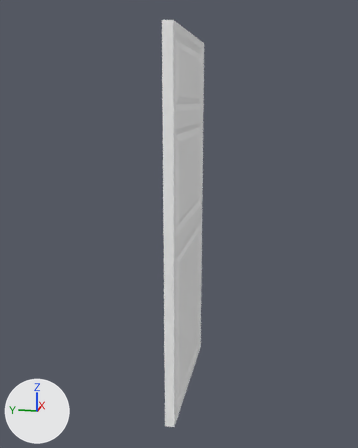
Renders of the glTF model assets/doors/doorway_door_8.glb from each side of a commit.
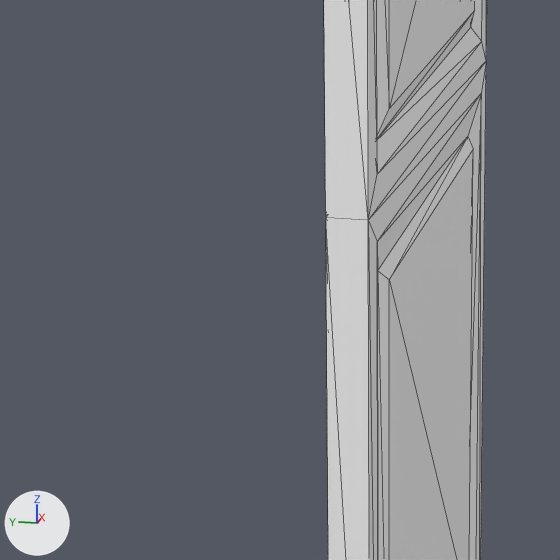
Each version appears first whole from a camera (50 mm lens) standing at (-2.723, 6.496, 1.683) and looking at (-0.01, 7.038, 1.005), and next in a close-up on the part from 24% to 62% of the width and 43% to 74% of the height. The lights are fixed; the arrows at lower left show +X, +Y and +Z. The close-ups show mesh edges as thin lines. Where no turn or scale is listed for an object, it has been applied to the vertices.

Names of what the first close-up shows: 'doorway_door_8'.
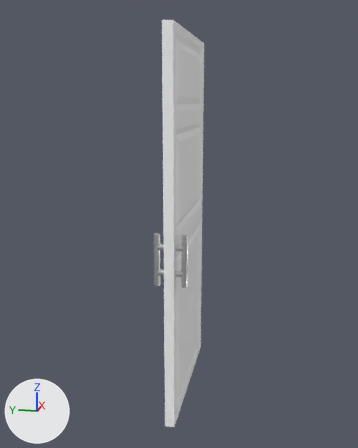
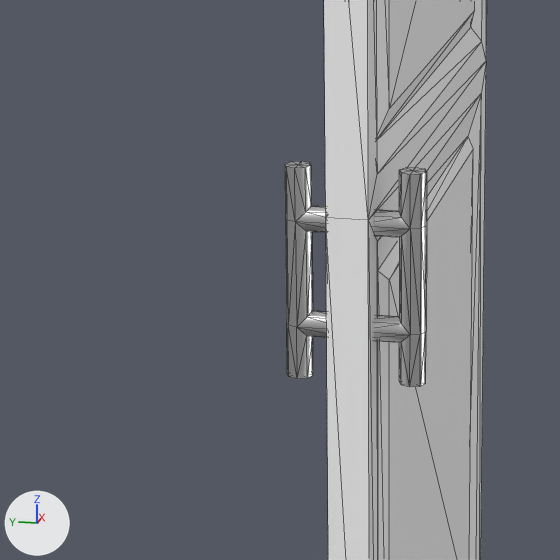
Commit message: update door assets

Changed parts and their boxes (x1, y1, x2, y2) in the close-ups (560 x 560 px):
'doorway_handle_8', added
    after: (285, 161, 427, 387)

What changed in the scene script:
```text
Add mat_metal_material:
    mat_metal_material = principled_material('Metal_Material')
    mat_metal_material.base_color = (0.8, 0.8, 0.8)  # white #e7e7e7
    mat_metal_material.metallic = 1.0
    mat_metal_material.roughness = 0.3
Add me_mesh_023:
    me_mesh_023.from_pydata(...)  # 96 vertices, 192 faces; spans x -0.427..-0.394, y 6.913..7.087, z 0.782..1.048
    me_mesh_023.materials.append(mat_metal_material)  # white #e7e7e7
Add ob_doorway_handle_8:
    ob_doorway_handle_8 = bpy.data.objects.new('doorway_handle_8', me_mesh_023)
    ob_doorway_handle_8.location = (0.0, 0.0, 0.0)
```
